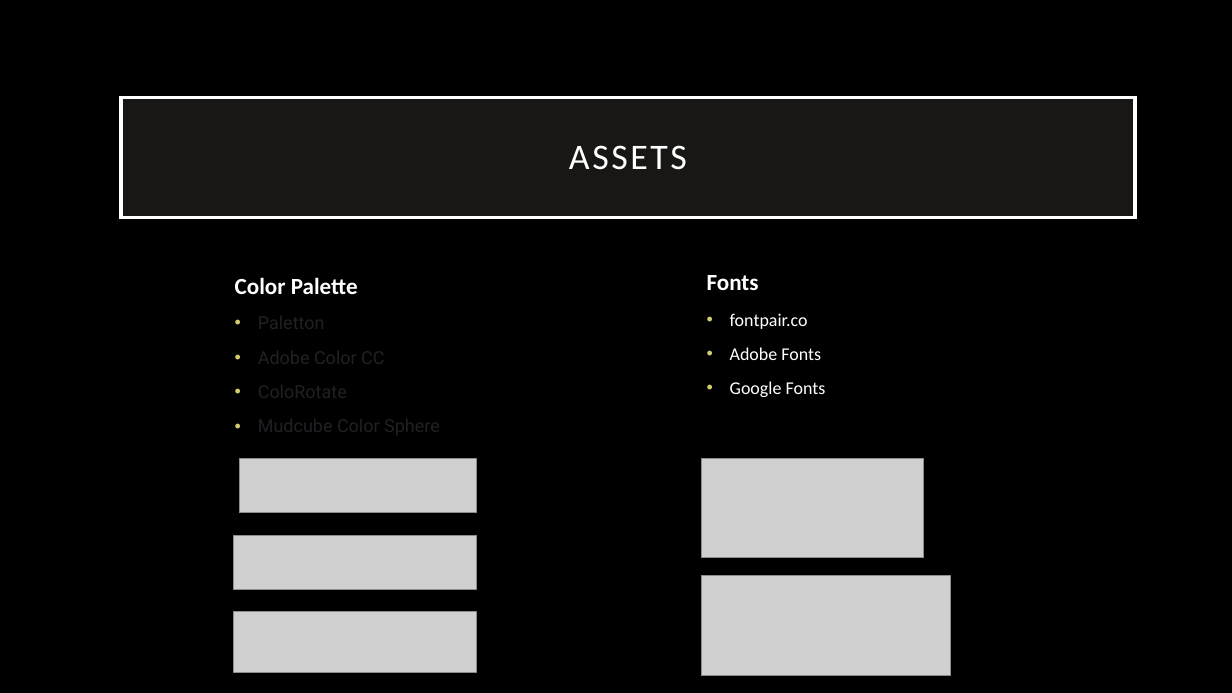
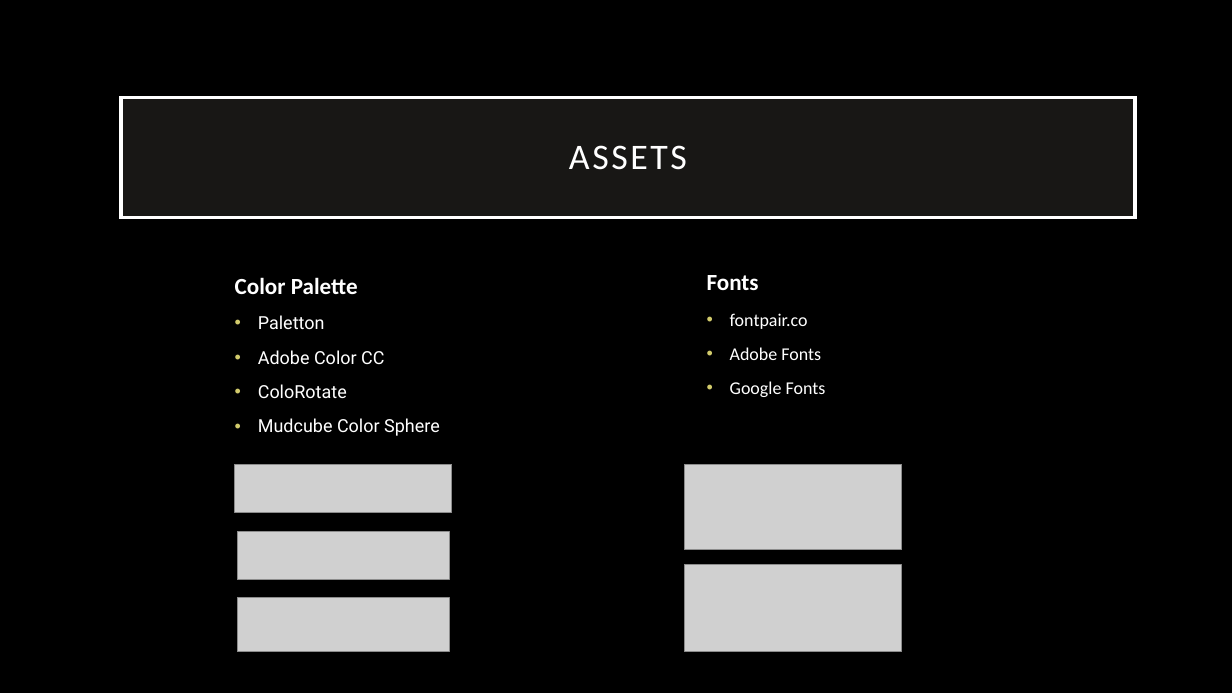
Before and after one commit to frankpjr1/Journal-Now-App, a slide deck: slide 5 of assets/Journal Now Presentation.pptx. Drawn at 1232x693 pixels with LibreOffice and Linux fonts; fonts in the diff are those of the drawing; grey boxes stand for pictures. Boxes give left, top, right and bottom in pixels: in the first picture for what was removed or moved away, otherwise in the second. Text is boxed around its words. In the diff, an @@ line names an element or a change of style, - is before the commit and + after.

```diff
--- a/assets/Journal Now Presentation.pptx
+++ b/assets/Journal Now Presentation.pptx
@@ text at [258,315,440,436]: text colour #202124 to #FFFFFF in "Paletton", "Adobe Color CC", "ColoRotate", "Mudcube Color Sphere" @@
@@ picture: place and size @@
-picture at [233,535,477,590]
+picture at [235,464,452,512]
@@ picture: place and size @@
-picture at [701,458,924,557]
+picture at [685,464,902,550]
@@ picture: place and size @@
-picture at [239,458,477,513]
+picture at [238,531,450,579]
@@ picture: place and size @@
-picture at [701,575,950,676]
+picture at [685,565,902,652]
@@ picture: place and size @@
-picture at [233,612,477,672]
+picture at [238,598,450,652]
```
Also in this commit, not shown: 7 other slides changed, 1 other file.
